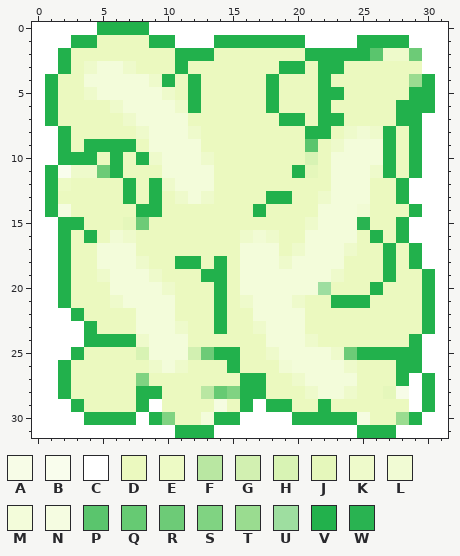
A pixel-art sprite gets an edit: www/images/Gaz1.png. This is how it looked before the edit.
The file is 32x32 pixels. Colours within 5 levels of each other are drawn and written as one.
Palette (. is transparent): A #f7fce7  B #f9fded  C #ffffff  D #ebf9bf  E #edfac5  F #b9e7a2  G #d2f0b1  H #d8f3b4  J #e5f7bb  K #eefacb  L #f1fbd4  M #f3fcda  N #f5fce1  P #5ac56d  Q #66ca73  R #6dcb77  S #80d382  T #9adc90  U #9edea0  V #22b14c  W #29b351
Pixels before, first column x 0:
 0 CCCCCVVVVCCCCCCCCCCCCCCCCCCCCCCC
 1 CCCVVDDDDVVCCCVVVVVVVCCCCVVVVCCC
 2 CCVDDDDDDDDVVVDDDDDDDVVVVVPKKRCC
 3 CCVDKMMKDDDVDDDDDDDVVDVVDDDDDDCC
 4 CVDDMMMMMKVDVDDDDDVDDDVDDDDDDTVC
 5 CVDDKMMMMMKDVDDDDDVDDDVVDDDDDVVC
 6 CVDDDDKMMMMKVDDDDDVDDDVDDDDDVVVC
 7 CVDDDDDKMMMMDDDDDDDVVDVVDDDDVVCC
 8 CCVDDDDDKMMMKDDDDDDDDVVDKLKVDVCC
 9 CCVDVVVVDMMMMDDDDDDDDPDKMMMVDVCC
10 CCVVVDVDVKMMMKDDDDDDDHDMMMMVDVCC
11 CVBKKRVDDDMMMMDDDDDDVJDMMMKVDVCC
12 CVEDDDDVDVKMMMDDDDDDDDDMMMDDVCCC
13 CVDDDDDVDVDKMKDDDDVVDDKMMMDDVCCC
14 CVNDDDDDVVDDDDDDDVDDDDMMMLDDDVCC
15 CCVVDDDJRDDDDDDDDDDDDKMMMWDDVCCC
16 CCVDVDLKDDDDDDDDKLKDDMMMMDVDVCCC
17 CCVDDMMMDDDDDDDDMMMDKMMMKDDVDVCC
18 CCVDDMMMKDDVVDVDMMMKMMMMDDDVDVCC
19 CCVDDKMMMKDDDVVDMMMMMMMKDDDVDDVC
20 CCVDDDMMMMKDDDVDMMMMMMUDDDVDDDVC
21 CCVDDDKMMMMDDDVDKMMMKDDVVVDDDDVC
22 CCCVDDDDMMMDDDVDDMMMMDDDDDDDDDVC
23 CCCCVDDDMMMKDDVDDKMMMDDDDDDDDDVC
24 CCCCVVVVKMMMDDDDDDMMMKDDDDDDDVCC
25 CCCVDDDDHMMMGRVVDDKMMMMKRVVVVVCC
26 CCVDDDDDDKMKDDDVDDDLMMMMKDDDVVCC
27 CCVDDDDDSDDDDDDDVVDDKMMMMDDDVCVC
28 CCVDDDDDVVDDDFQSVVDDDKMMKDDJACVC
29 CCCVDDDDVCDDDDNDVCVVDDVDDDDDDCVC
30 CCCCVVVVCVSDDMVVCCCCVVVVVNDDTVCC
31 CCCCCCCCCCCVVVCCCCCCCCCCCVVVCCCC
The same view after the edit:
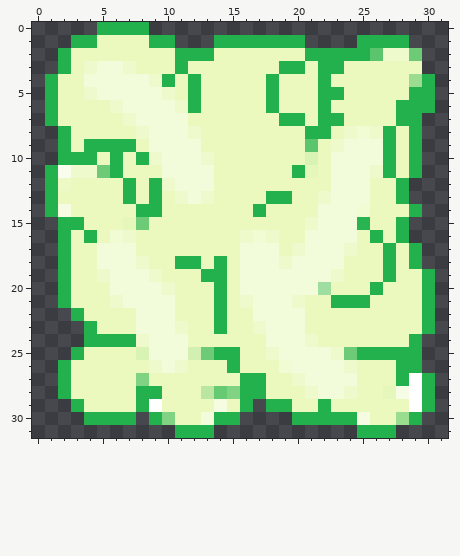
Changes in this commit:
Colour C is removed in row 0 at x 0 to 4 and 9 to 31; in row 1 at x 0 to 2, 11 to 13, 21 to 24 and 29 to 31; in rows 2 to 3 at x 0 to 1 and 30 to 31; in rows 4 to 6 at x 0 and 31; in row 7 at x 0 and 30 to 31; in rows 8 to 10 at x 0 to 1 and 30 to 31.
Colour C is removed in row 11 at x 0 and 30 to 31; in rows 12 to 13 at x 0 and 29 to 31; in row 14 at x 0 and 30 to 31; in rows 15 to 16 at x 0 to 1 and 29 to 31; in rows 17 to 18 at x 0 to 1 and 30 to 31; in rows 19 to 21 at x 0 to 1 and 31.
Colour C is removed in row 22 at x 0 to 2 and 31; in row 23 at x 0 to 3 and 31; in row 24 at x 0 to 3 and 30 to 31; in row 25 at x 0 to 2 and 30 to 31; in row 26 at x 0 to 1 and 30 to 31; in rows 27 to 28 at x 0 to 1 and 31.
Colour C is removed in row 29 at x 0 to 2, 17 and 31; in row 30 at x 0 to 3, 8, 16 to 19 and 30 to 31; in row 31 at x 0 to 10, 14 to 24 and 28 to 31.
Where, in picture pixels (left, top, right, bottom), the same in both pictures:
erased: (32, 22, 448, 438)
